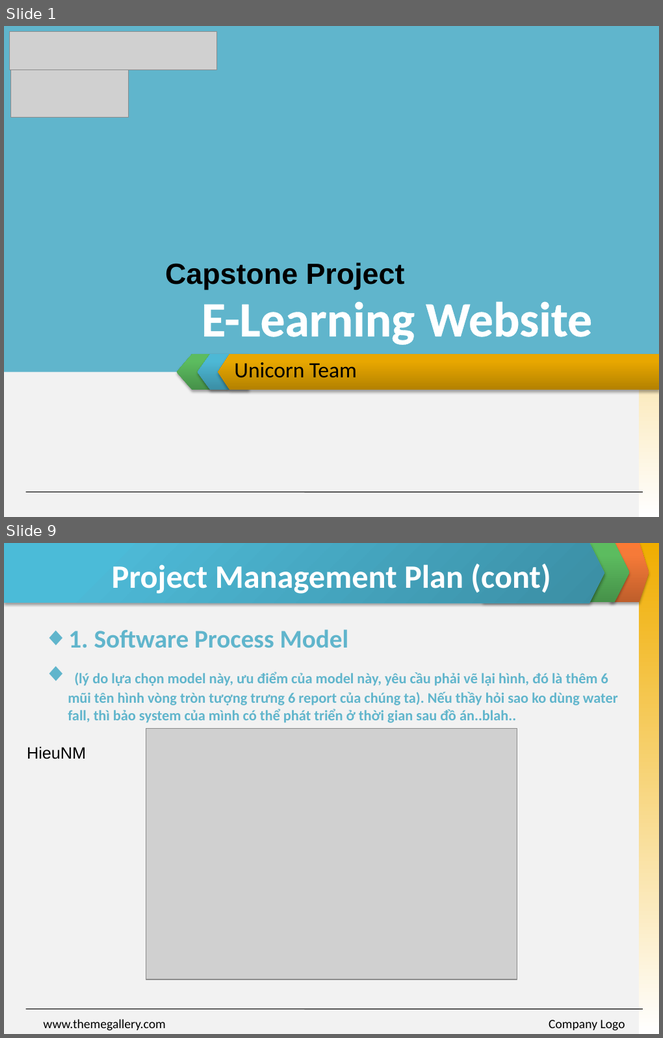
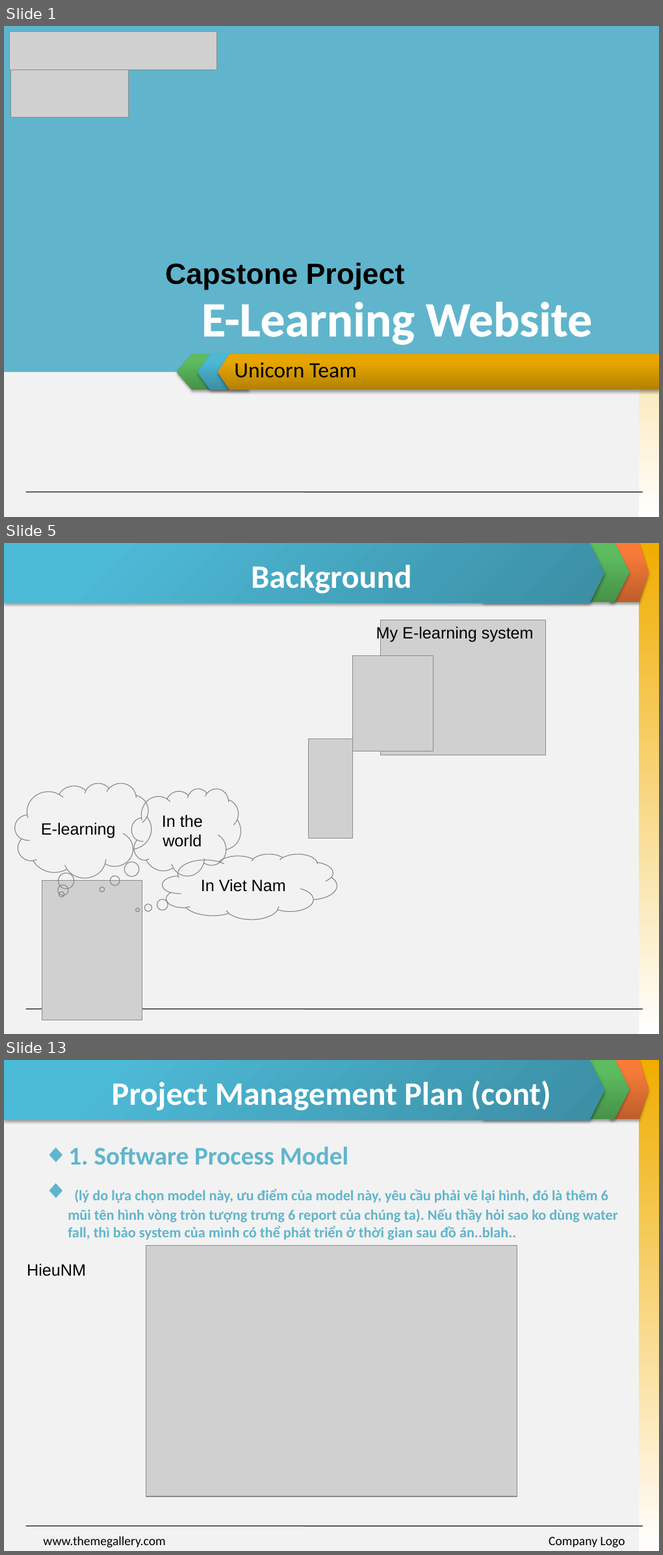
Before and after one commit to skyview059/e-learning-website, a slide deck: Document/Final report/Slide Present E-Learning.pptx. Shown one above the other, each under a label of ours: slides 1 and 9 before the commit, slides 1, 5 and 13 after it; the slides between them are not shown. The pictures are 663x1038 and 663x1555 pixels, drawn with LibreOffice and Linux fonts; fonts in the diff are those of the drawing; grey boxes stand for pictures. Boxes give left, top, right and bottom in pixels: in the first picture for what was removed or moved away, otherwise in the second. Text is boxed around its words. In the diff, an @@ line names an element or a change of style, - is before the commit and + after.

```diff
--- a/Document/Final report/Slide Present E-Learning.pptx
+++ b/Document/Final report/Slide Present E-Learning.pptx
@@ slide 5 added at (4, 543, 659, 1034), background #F2F2F2; not listed: 5 template elements that a slide beside it also shows @@
@@ title added at (251, 564, 412, 594), 36 pt, text #FFFFFF, bold @@
+Background
@@ picture added at (381, 620, 546, 755) @@
@@ text added at (376, 625, 534, 642), 18 pt, text #000000 @@
+My E-learning system
@@ picture added at (352, 655, 433, 752) @@
@@ picture added at (309, 739, 353, 839) @@
@@ thought cloud added at (15, 783, 152, 878), outline #808080 0.75 pt, 18 pt, text #000000 @@
+E-learning
@@ thought cloud added at (132, 789, 241, 876), outline #808080 0.75 pt, 18 pt, text #000000 @@
+In the world
@@ thought cloud added at (163, 854, 337, 920), outline #808080 0.75 pt, 18 pt, text #000000 @@
+In Viet Nam
@@ picture added at (42, 880, 142, 1021) @@
@@ what was slide 9 is now slide 13 @@
```
Also in this commit, not shown: 4 slides changed, 6 other slides added, 3 slides removed.
